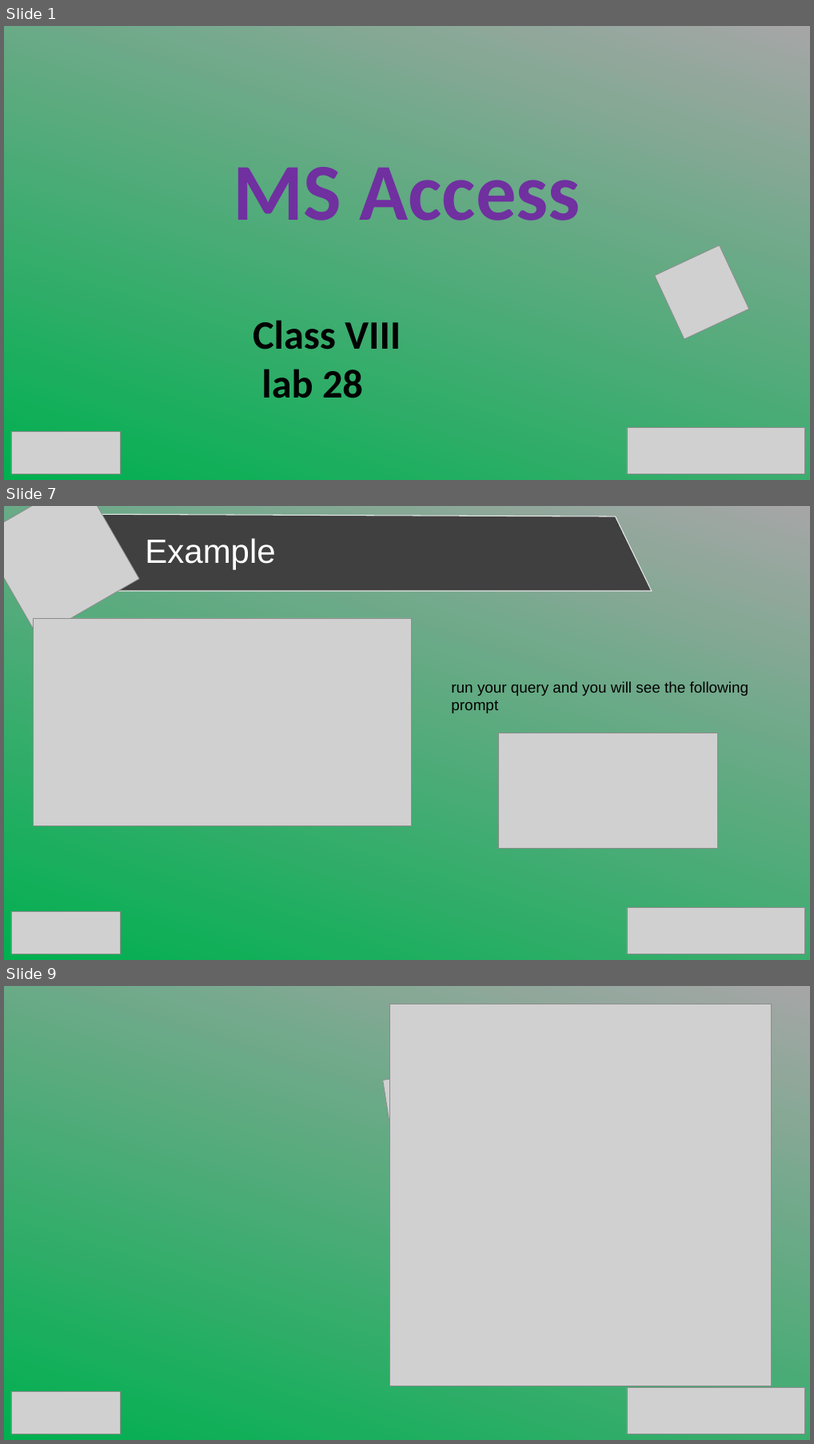
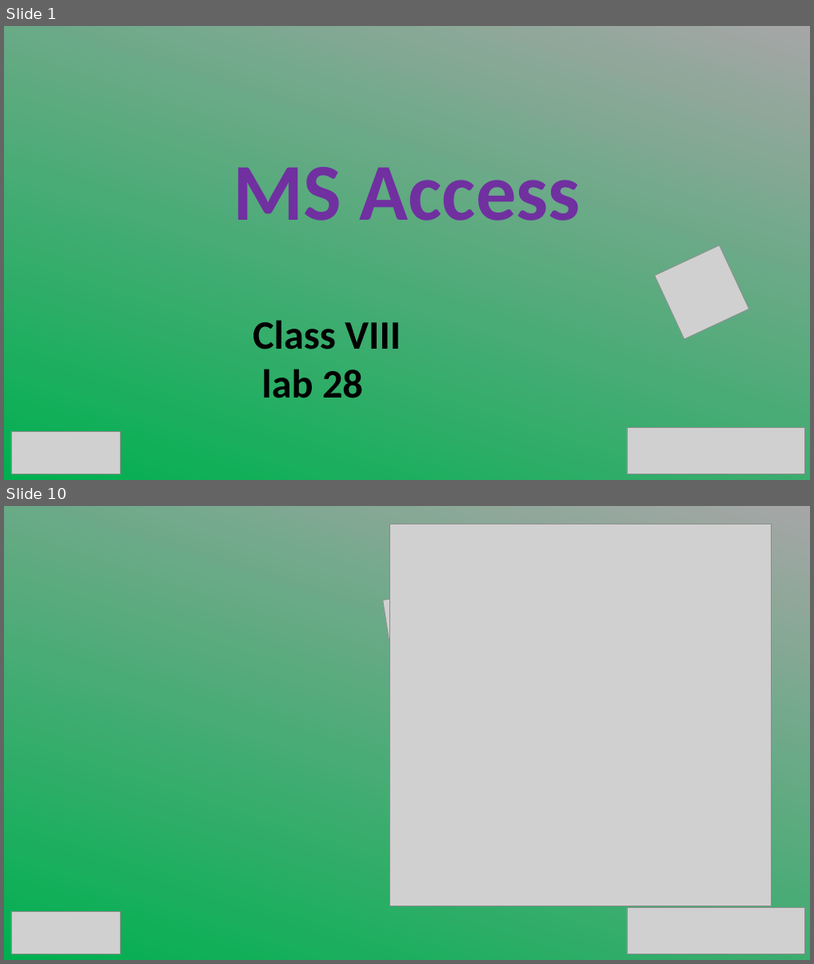
Before and after one commit to SabitDeepto/IIDP, a slide deck: class 8/lab 30 (Access)/2. Presentation/lab 30.pptx. Shown one above the other, each under a label of ours: slides 1, 7 and 9 before the commit, slides 1 and 10 after it; the slides between them are not shown. The pictures are 814x1444 and 814x964 pixels, drawn with LibreOffice and Linux fonts; fonts in the diff are those of the drawing; grey boxes stand for pictures. Boxes give left, top, right and bottom in pixels: in the first picture for what was removed or moved away, otherwise in the second. Text is boxed around its words. In the diff, an @@ line names an element or a change of style, - is before the commit and + after.

```diff
--- a/class 8/lab 30 (Access)/2. Presentation/lab 30.pptx
+++ b/class 8/lab 30 (Access)/2. Presentation/lab 30.pptx
@@ slide 7 removed at (x1=4, y1=506, x2=810, y2=960), background gradient #00B050 to #A6A6A6 @@
@@ picture removed at (x1=4, y1=506, x2=139, y2=637) @@
@@ freeform shape removed at (x1=33, y1=514, x2=652, y2=591) @@
@@ text removed at (x1=145, y1=538, x2=275, y2=570) @@
-Example
@@ picture removed at (x1=33, y1=618, x2=411, y2=825) @@
@@ text removed at (x1=451, y1=681, x2=750, y2=713) @@
-run your query and you will see the following prompt
@@ picture removed at (x1=499, y1=733, x2=718, y2=848) @@
@@ picture removed at (x1=11, y1=912, x2=120, y2=953) @@
@@ picture removed at (x1=627, y1=907, x2=806, y2=954) @@
@@ what was slide 9 is now slide 10 @@
```
Also in this commit, not shown: 1 slide changed, 7 slides added, 5 other slides removed, 10 other files.
